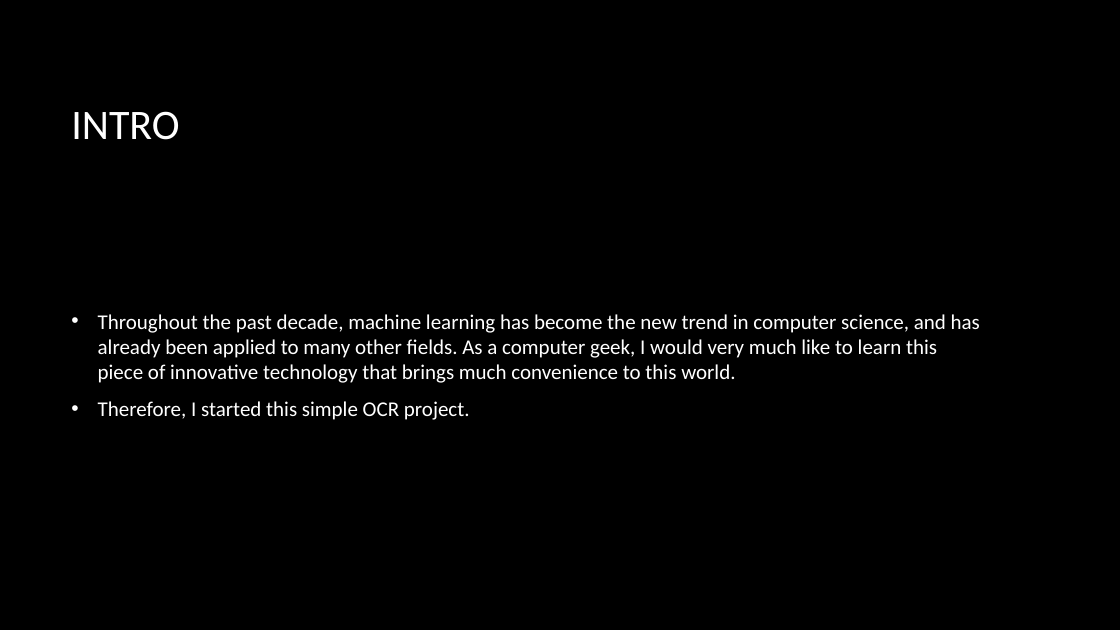
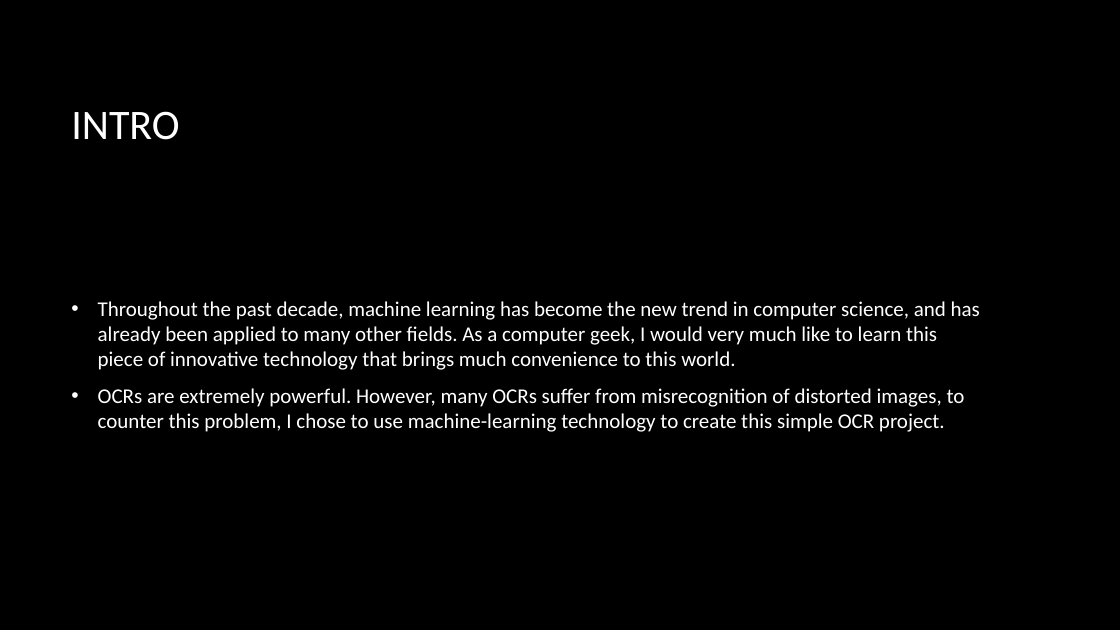
Before and after one commit to JustRodneyLee/ML101-OCR, a slide deck: slide 2 of Machine Learning 101.pptx. Drawn at 1120x630 pixels with LibreOffice and Linux fonts; fonts in the diff are those of the drawing; background and template pictures are left out. Boxes give left, top, right and bottom in pixels: in the first picture for what was removed or moved away, otherwise in the second. Text is boxed around its words. In the diff, an @@ line names an element or a change of style, - is before the commit and + after.

```diff
--- a/Machine Learning 101.pptx
+++ b/Machine Learning 101.pptx
@@ text at box(98, 388, 965, 432): text changed @@
-• Therefore, I started this simple OCR project.
+• OCRs are extremely powerful. However, many OCRs suffer from misrecognition of distorted images, to counter this problem, I chose to use machine-learning technology to create this simple OCR project.
```
Also in this commit, not shown: 1 other slide changed, 1 slide added.
